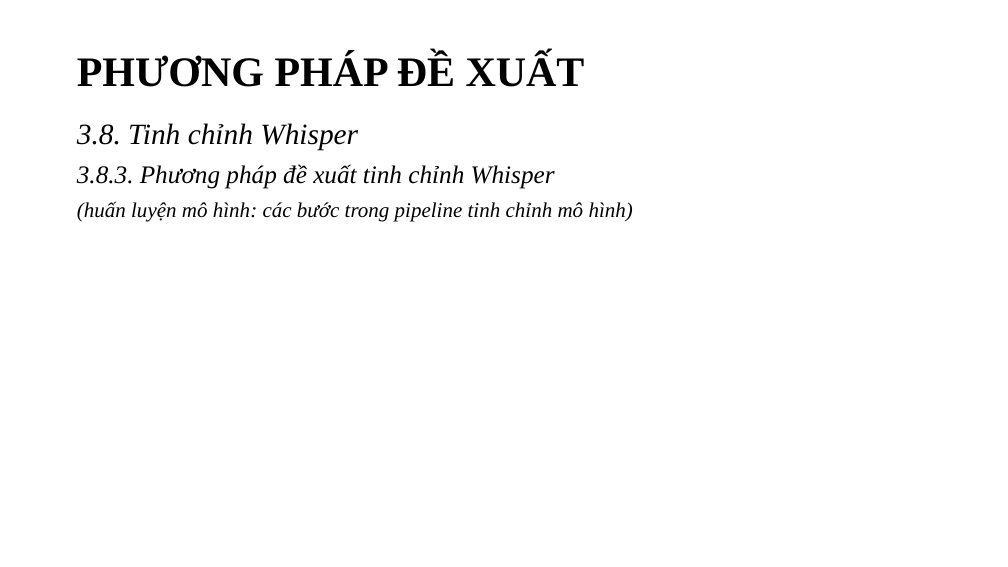
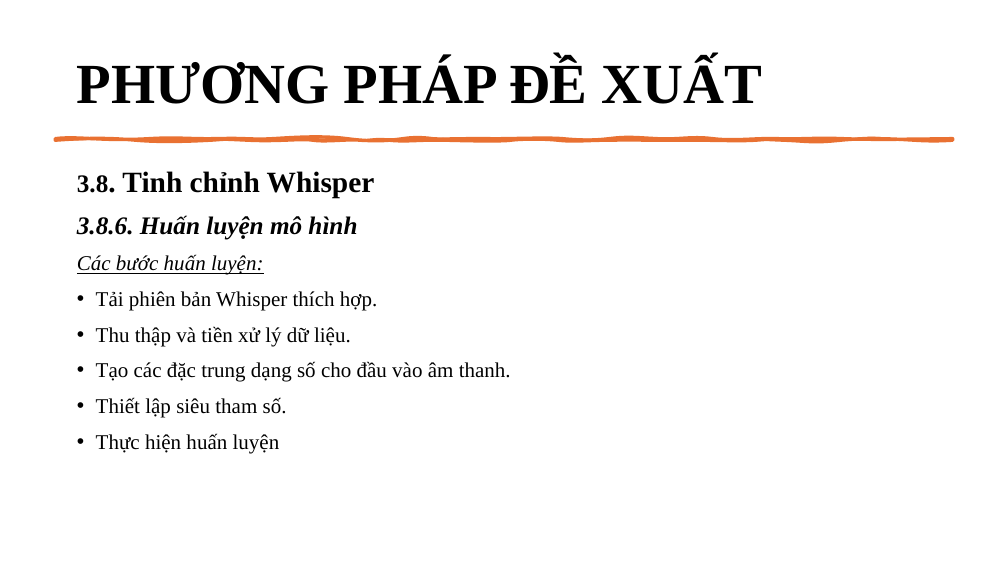
Before and after one commit to ngovanuc/Vietnamese_History_Chatbot, a slide deck: slide 45 of documents/slide bao cao v2.pptx (slide 47 before the commit). Drawn at 1008x567 pixels with LibreOffice and Linux fonts; fonts in the diff are those of the drawing. Boxes give left, top, right and bottom in pixels: in the first picture for what was removed or moved away, otherwise in the second. Text is boxed around its words. In the diff, an @@ line names an element or a change of style, - is before the commit and + after.

```diff
--- a/documents/slide bao cao v2.pptx
+++ b/documents/slide bao cao v2.pptx
@@ title "PHƯƠNG PHÁP ĐỀ XUẤT" at [77, 59, 763, 104]: size 40 to 54 pt @@
@@ freeform shape added at [55, 138, 953, 140], fill #E97132, outline #E97132 3.25 pt @@
@@ text "3.8. Tinh chỉnh Whisper": place and size @@
-text "3.8. Tinh chỉnh Whisper" at [77, 123, 633, 222]
+text "3.8. Tinh chỉnh Whisper" at [77, 171, 511, 454]
@@ text at [77, 171, 375, 198]: size 28 to 24 pt in "3.8."; bold on, italic off in "3.8. Tinh chỉnh Whisper"; line spacing 0.9 to 1 @@
@@ text at [77, 215, 511, 454]: text changed; italic off @@
-3.8.3. Phương pháp đề xuất tinh chỉnh Whisper
-(huấn luyện mô hình: các bước trong pipeline tinh chỉnh mô hình)
+3.8.6. Huấn luyện mô hình
+Các bước huấn luyện:
+• Tải phiên bản Whisper thích hợp.
+• Thu thập và tiền xử lý dữ liệu.
+• Tạo các đặc trung dạng số cho đầu vào âm thanh.
+• Thiết lập siêu tham số.
+• Thực hiện huấn luyện
```
Also in this commit, not shown: 39 other slides changed, 3 slides added, 4 slides removed, 1 other file.
